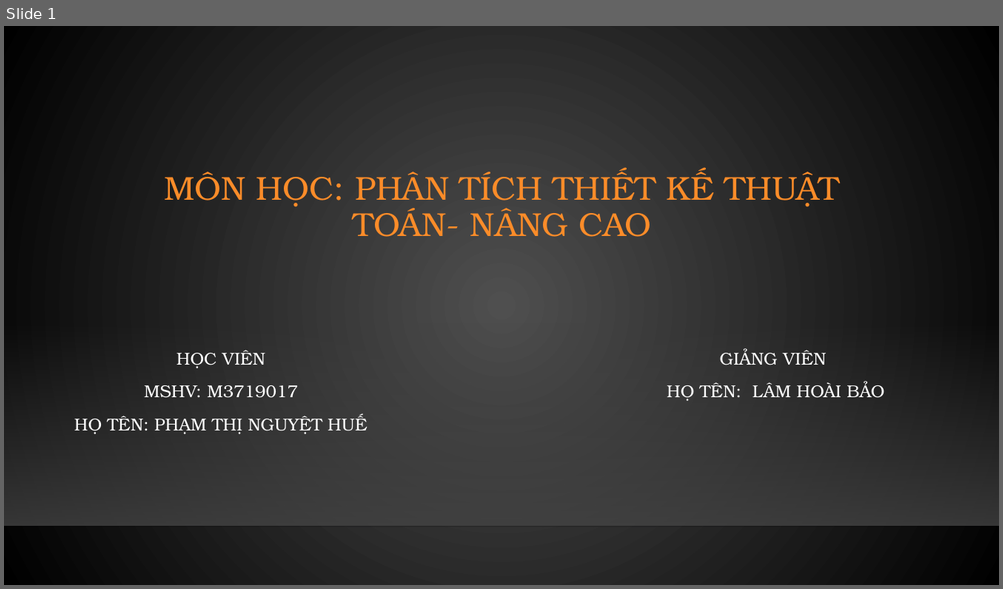
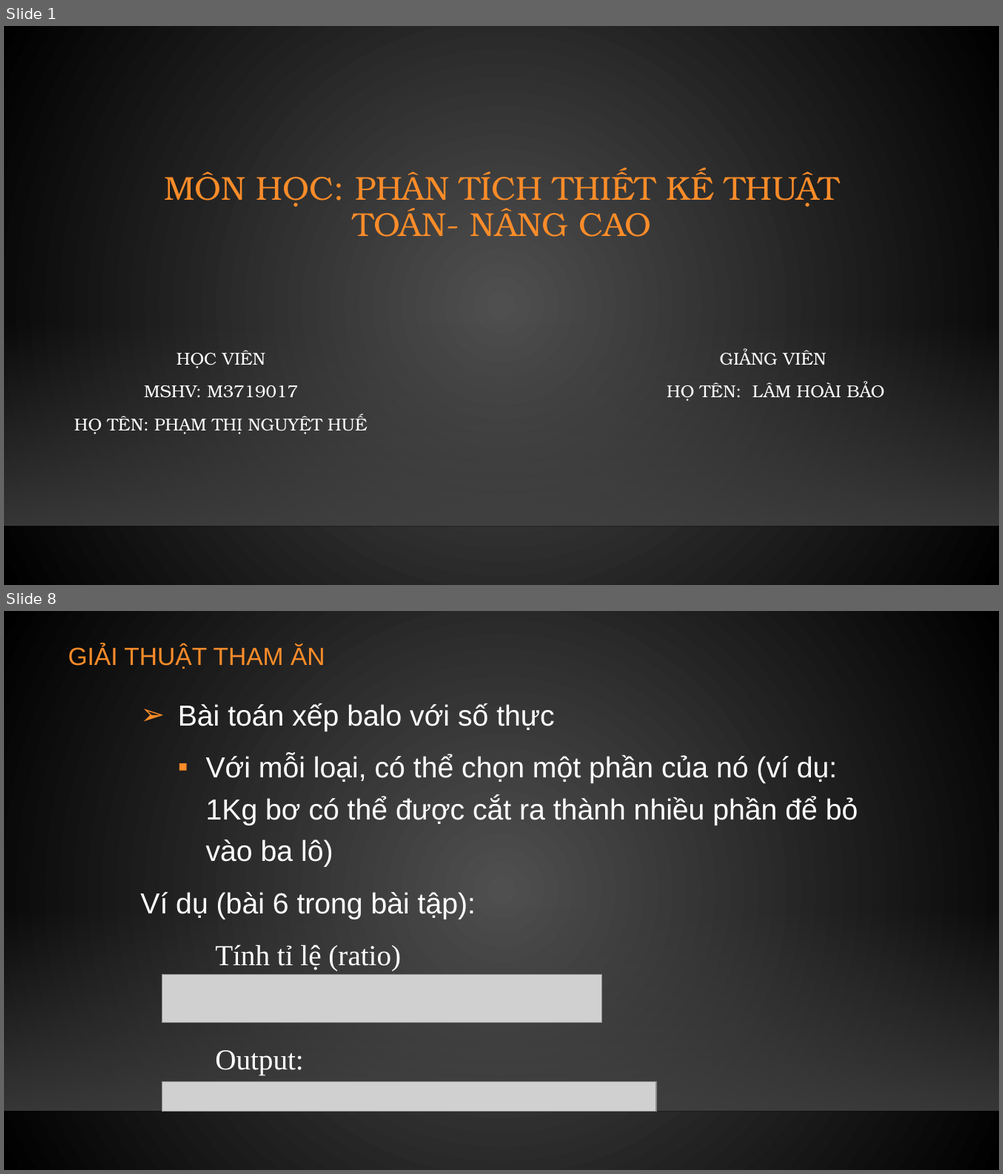
Before and after one commit to NguyetHue/PTTK_TTNC, a slide deck: BaoCao.pptx. Shown one above the other, each under a label of ours: slide 1 before the commit, slides 1 and 8 after it; the slides between them are not shown. The pictures are 1003x589 and 1003x1174 pixels, drawn with LibreOffice and Linux fonts; fonts in the diff are those of the drawing; grey boxes stand for pictures; background and template pictures are left out. Boxes give left, top, right and bottom in pixels: in the first picture for what was removed or moved away, otherwise in the second. Text is boxed around its words. In the diff, an @@ line names an element or a change of style, - is before the commit and + after.

```diff
--- a/BaoCao.pptx
+++ b/BaoCao.pptx
@@ slide 8 added at (4,611,999,1170), background gradient #505050 to #000000; not listed: 2 template elements that a slide beside it also shows @@
@@ title added at (68,645,325,669), 24 pt, text #FB8C29 @@
+GIẢI THUẬT THAM ĂN
@@ text added at (140,703,858,1076), 28 pt, text #FFFFFF @@
+    ➢ Bài toán xếp balo với số thực
+      ▪ Với mỗi loại, có thể chọn một phần của nó (ví dụ: 1Kg bơ có thể được cắt ra thành nhiều phần để bỏ vào ba lô)
+    Ví dụ (bài 6 trong bài tập):
+    Tính tỉ lệ (ratio)
+    Output:
@@ picture added at (162,974,601,1022) @@
@@ picture added at (162,1082,656,1112) @@
```
Also in this commit, not shown: 1 slide changed, 8 other slides added, 2 slides removed, 6 other files.
